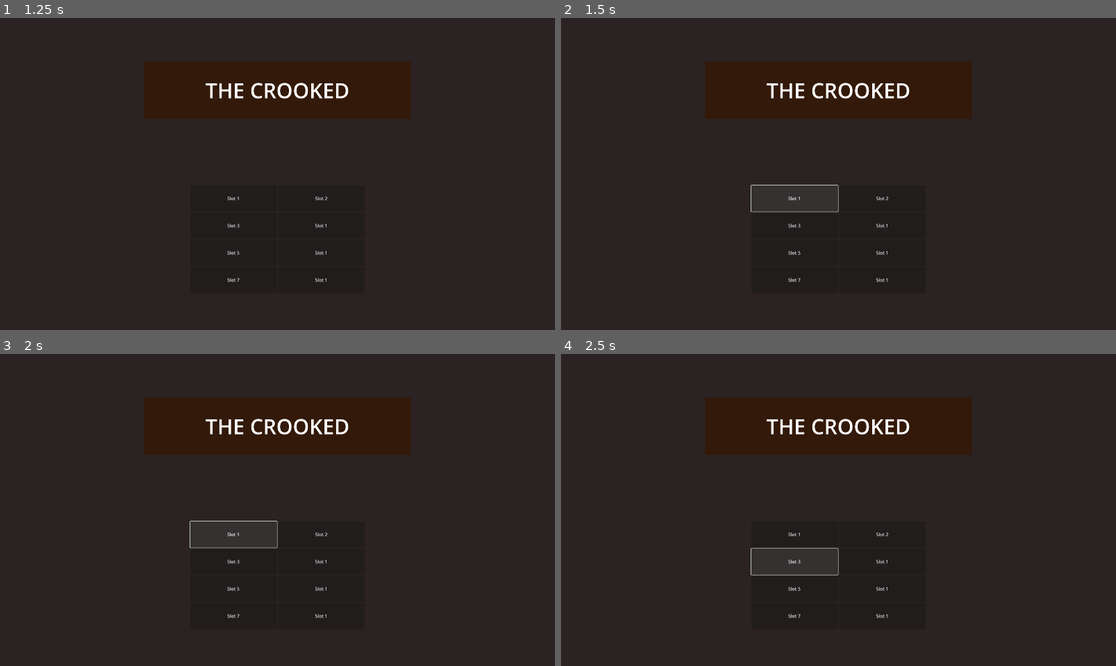
Above: before the commit, frames 1-4 (two rows, left to right).
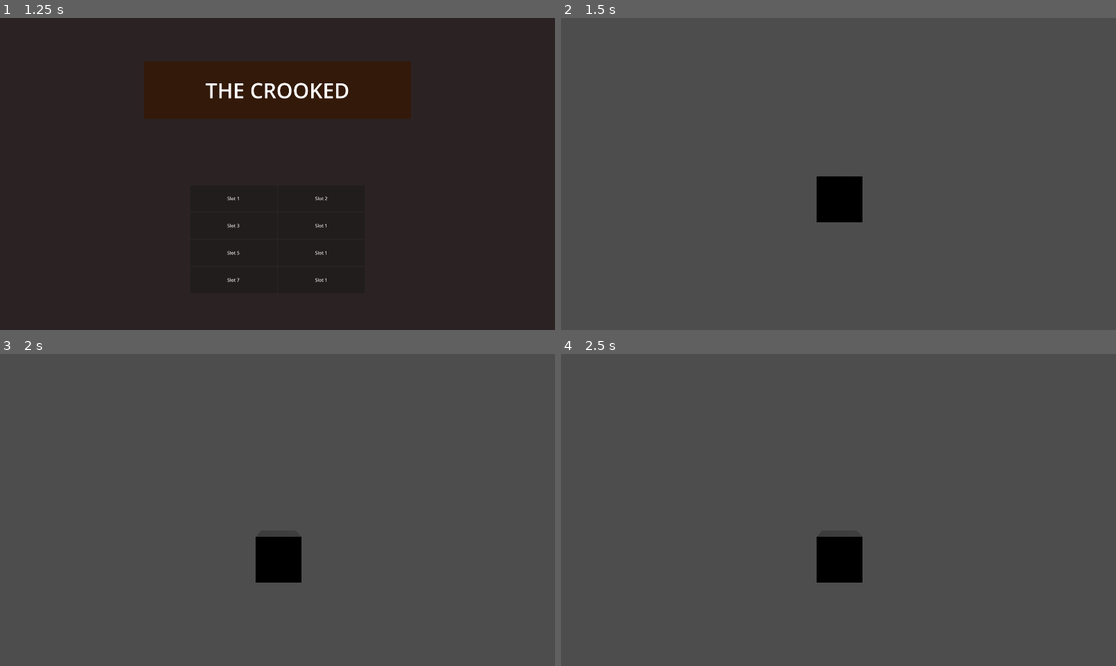
Above: after the commit, the same moments.

Repository: CookiesNKohii/p_TC
Game: Godot game, scene res://CoreScenes/0.0. mainMenu.tscn
Same seed, same stepped clock (60 frames per second), same inputs: the game is played once before the commit and once after it.
Inputs (mouse positions are in pixels of both pictures, inside the frame that each line leads up to):
- Up to frame 1 (1.25 s): click "New Game" at 0.5 s
- Up to frame 2 (1.5 s): click "Slot 1" at 1.25 s
- Up to frame 3 (2 s): no input
- Up to frame 4 (2.5 s): click (794, 563) at 2 s, where only the run before the commit has a clickable "Slot 3"

Frame 1 is identical in both runs. In frame 2, 100% of the frame differs, in the area x 0-100%, y 0-100%; in frame 3, 100%; in frame 4, 100%.

Commit message:
Beginning Camera Behaviour

Diff:
--- /dev/null
+++ b/GodotFiles/Characters/CharacterBody3D.gd
@@ -0,0 +1,40 @@
+extends CharacterBody3D
+
+
+const SPEED = 5.0
+const JUMP_VELOCITY = 4.5
+
+# Get the gravity from the project settings to be synced with RigidBody nodes.
+var gravity = ProjectSettings.get_setting("physics/3d/default_gravity")
+
+
+func _process(delta):
+	_camera_behaviour()
+
+func _physics_process(delta):
+	# Add the gravity.
+	if not is_on_floor():
+		velocity.y -= gravity * delta
+
+	# Handle jump.
+	if Input.is_action_just_pressed("ui_accept") and is_on_floor():
+		velocity.y = JUMP_VELOCITY
+
+	# Get the input direction and handle the movement/deceleration.
+	# As good practice, you should replace UI actions with custom gameplay actions.
+	var input_dir = Input.get_vector("Left", "Right", "Forward", "Backward")
+	var direction = (transform.basis * Vector3(input_dir.x, 0, input_dir.y)).normalized()
+	if direction:
+		velocity.x = direction.x * SPEED
+		velocity.z = direction.z * SPEED
+	else:
+		velocity.x = move_toward(velocity.x, 0, SPEED)
+		velocity.z = move_toward(velocity.z, 0, SPEED)
+
+	move_and_slide()
+
+
+func _camera_behaviour():
+	if InputEventMouseMotion:
+		print("Cursor at ", get_viewport().get_mouse_position())
+		pass
--- a/GodotFiles/Characters/player_character.tscn
+++ b/GodotFiles/Characters/player_character.tscn
@@ -1,3 +1,31 @@
-[gd_scene format=3 uid="uid://fnsshhxjtlw7"]
+[gd_scene load_steps=5 format=3 uid="uid://fnsshhxjtlw7"]
+
+[ext_resource type="Script" path="res://Characters/CharacterBody3D.gd" id="1_uic3k"]
+
+[sub_resource type="CapsuleShape3D" id="CapsuleShape3D_02g46"]
+
+[sub_resource type="CapsuleMesh" id="CapsuleMesh_5w1ra"]
+
+[sub_resource type="BoxMesh" id="BoxMesh_lr0r1"]
 
 [node name="PlayerCharacter" type="Node3D"]
+
+[node name="CharacterBody3D" type="CharacterBody3D" parent="."]
+transform = Transform3D(1, 0, 0, 0, 1, 0, 0, 0, 1, 0, 1, 0)
+script = ExtResource("1_uic3k")
+
+[node name="CollisionShape3D" type="CollisionShape3D" parent="CharacterBody3D"]
+shape = SubResource("CapsuleShape3D_02g46")
+
+[node name="MeshInstance3D" type="MeshInstance3D" parent="CharacterBody3D/CollisionShape3D"]
+mesh = SubResource("CapsuleMesh_5w1ra")
+skeleton = NodePath("../../..")
+
+[node name="MeshInstance3D" type="MeshInstance3D" parent="CharacterBody3D"]
+transform = Transform3D(0.3, 0, 0, 0, 0.120615, 0, 0, 0, 0.3, -0.0262389, 0.578767, -0.486265)
+mesh = SubResource("BoxMesh_lr0r1")
+skeleton = NodePath("../..")
+
+[node name="Camera3D" type="Camera3D" parent="CharacterBody3D/MeshInstance3D"]
+transform = Transform3D(3.33333, 0, 0, 0, 8.29086, 0, 0, 0, 3.33333, 0, 0, 0)
+fov = 92.315
--- a/GodotFiles/CoreScenes/0.0.  mainMenu.tscn
+++ b/GodotFiles/CoreScenes/0.0.  mainMenu.tscn
@@ -207,3 +207,4 @@
 [connection signal="pressed" from="SettingsContainer/VBoxContainer/Load Game" to="." method="_on_load_game_pressed"]
 [connection signal="pressed" from="SettingsContainer/VBoxContainer/Settings" to="." method="_on_settings_pressed"]
 [connection signal="pressed" from="SettingsContainer/VBoxContainer/Quit" to="." method="_on_quit_pressed"]
+[connection signal="pressed" from="SaveFilesContainer/HBoxContainer/VBoxContainer_/Slot1" to="." method="_on_slot_1_pressed"]
--- /dev/null
+++ b/GodotFiles/CoreScenes/9999. greybox_scene.tscn
@@ -0,0 +1,32 @@
+[gd_scene load_steps=5 format=3 uid="uid://cwm5pkj2r3jnv"]
+
+[ext_resource type="PackedScene" uid="uid://fnsshhxjtlw7" path="res://Characters/player_character.tscn" id="1_jk528"]
+
+[sub_resource type="WorldBoundaryShape3D" id="WorldBoundaryShape3D_jfryh"]
+
+[sub_resource type="BoxShape3D" id="BoxShape3D_agauu"]
+
+[sub_resource type="BoxMesh" id="BoxMesh_s6lpe"]
+
+[node name="Greybox Scene" type="Node3D"]
+
+[node name="World Boundary" type="StaticBody3D" parent="."]
+
+[node name="CollisionShape3D" type="CollisionShape3D" parent="World Boundary"]
+shape = SubResource("WorldBoundaryShape3D_jfryh")
+
+[node name="PlayerCharacter" parent="." instance=ExtResource("1_jk528")]
+transform = Transform3D(1, 0, 0, 0, 1, 0, 0, 0, 1, -0.225941, 0, -0.215252)
+
+[node name="RigidBody3D" type="RigidBody3D" parent="PlayerCharacter"]
+
+[node name="CollisionShape3D" type="CollisionShape3D" parent="PlayerCharacter/RigidBody3D"]
+transform = Transform3D(1, 0, 0, 0, 1, 0, 0, 0, 1, 0, 1.14863, -4.26443)
+shape = SubResource("BoxShape3D_agauu")
+
+[node name="MeshInstance3D2" type="MeshInstance3D" parent="PlayerCharacter/RigidBody3D/CollisionShape3D"]
+mesh = SubResource("BoxMesh_s6lpe")
+skeleton = NodePath("../../..")
+
+[node name="DirectionalLight3D" type="DirectionalLight3D" parent="."]
+transform = Transform3D(0.253303, 0.359232, 0.898215, 0.641362, -0.757465, 0.122072, 0.724219, 0.545159, -0.422266, 12.3878, 11.1107, 3.28092)
--- a/GodotFiles/Scripts/mainMenu.gd
+++ b/GodotFiles/Scripts/mainMenu.gd
@@ -56,3 +56,10 @@
 
 func _on_quit_pressed(): #when pressed, .exe stops
 	get_tree().quit()
+
+#Save Point system Code
+
+
+
+func _on_slot_1_pressed():
+	get_tree().change_scene_to_file("res://CoreScenes/9999. greybox_scene.tscn")
--- /dev/null
+++ b/GodotFiles/Scripts/player_character.gd
@@ -0,0 +1,11 @@
+extends Node3D
+
+
+# Called when the node enters the scene tree for the first time.
+func _ready():
+	pass # Replace with function body.
+
+
+# Called every frame. 'delta' is the elapsed time since the previous frame.
+func _process(delta):
+	pass
